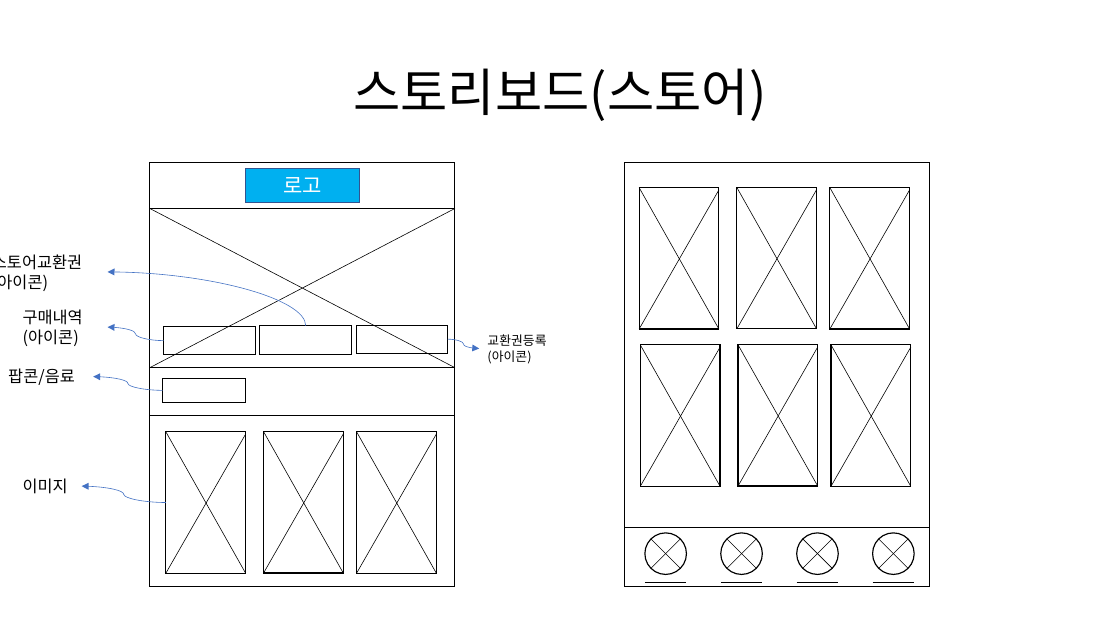
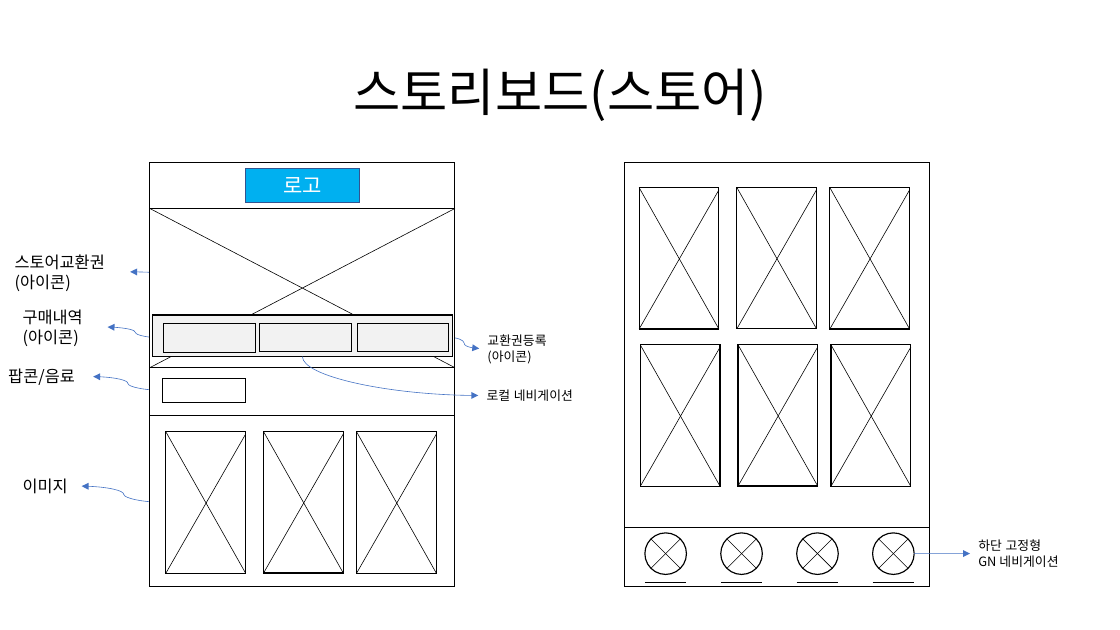
Before and after one commit to vkffls10/report03, a slide deck: slide 12 of 강민우-UX설계.pptx. Drawn at 1120x630 pixels with LibreOffice and Linux fonts; fonts in the diff are those of the drawing. Boxes give left, top, right and bottom in pixels: in the first picture for what was removed or moved away, otherwise in the second. Text is boxed around its words. In the diff, an @@ line names an element or a change of style, - is before the commit and + after.

```diff
--- a/강민우-UX설계.pptx
+++ b/강민우-UX설계.pptx
@@ text "스토어교환권" rewrapped from [0,254,82,291] to [15,254,105,291] @@
@@ curved arrow moved from (306, 326) - (108, 272) to (306, 323) - (130, 272) @@
@@ curved arrow moved from (164, 341) - (108, 327) to (164, 338) - (108, 327) @@
@@ rectangle added at [152,315,452,356], fill #F2F2F2, outline #000000 1 pt @@
@@ curved arrow added from (302, 357) to (478, 396), #4472C4 0.5 pt @@
@@ curved arrow (449, 338) - (480, 349): route changed @@
@@ text added at [487,389,573,401], 11 pt, text #000000 @@
+로컬 네비게이션
@@ text added at [978,539,1058,567], 11 pt, text #000000 @@
+하단 고정형
+GN 네비게이션
@@ curved arrow added from (914, 554) to (970, 554), #4472C4 0.5 pt @@
```
Also in this commit, not shown: 3 other slides changed.
